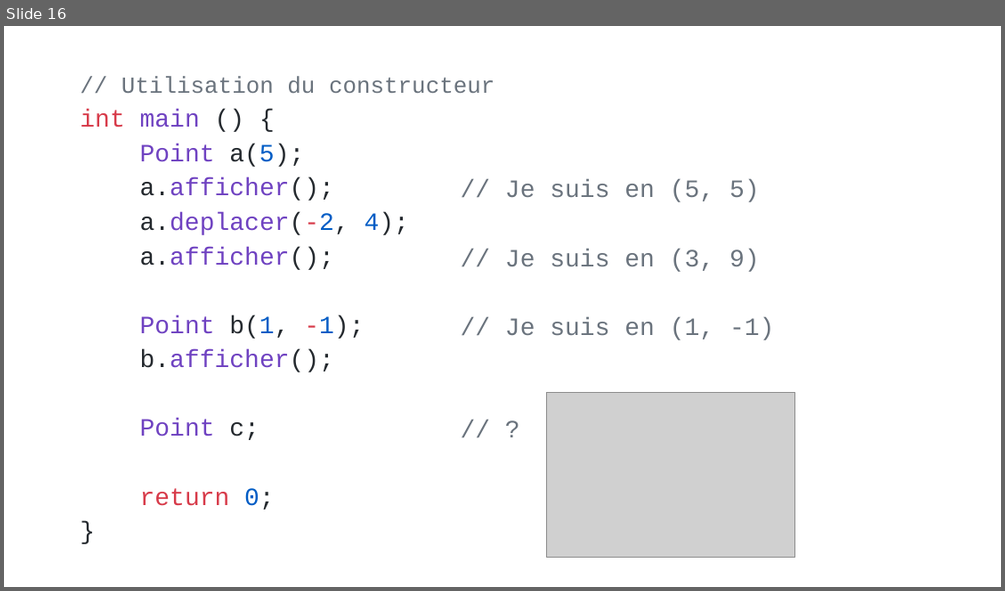
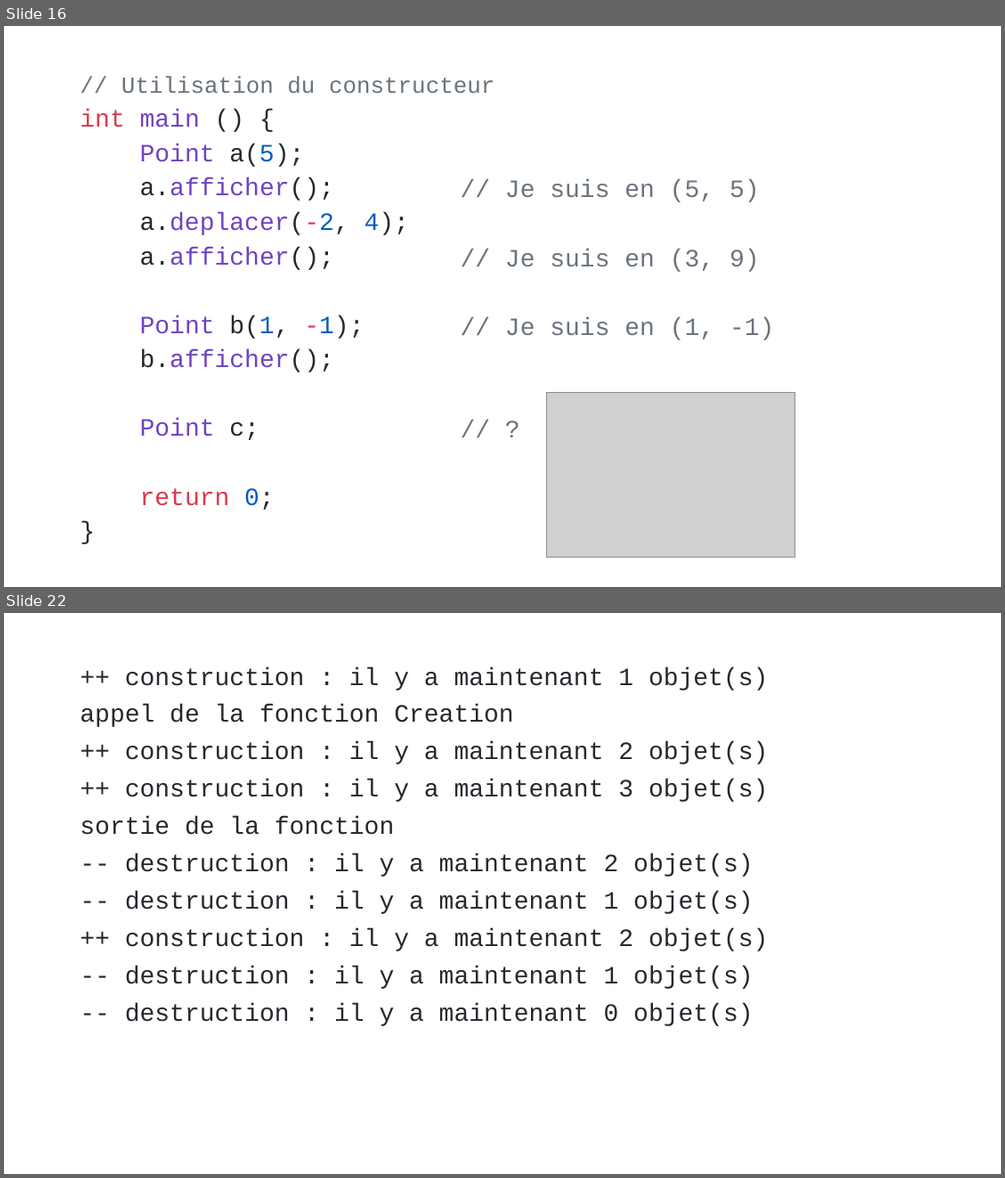
Before and after one commit to beerserker/BTS2, a slide deck: 02_CPP/01_POO/bts2_introduction-a-la-poo.pptx. Shown one above the other, each under a label of ours: slide 16 before the commit, slides 16 and 22 after it; the slides between them are not shown. The pictures are 1005x591 and 1005x1178 pixels, drawn with LibreOffice and Linux fonts; fonts in the diff are those of the drawing; grey boxes stand for pictures. Boxes give left, top, right and bottom in pixels: in the first picture for what was removed or moved away, otherwise in the second. Text is boxed around its words. In the diff, an @@ line names an element or a change of style, - is before the commit and + after.

```diff
--- a/02_CPP/01_POO/bts2_introduction-a-la-poo.pptx
+++ b/02_CPP/01_POO/bts2_introduction-a-la-poo.pptx
@@ slide 22 added at <box>4,613,1001,1174</box>, background #FFFFFF @@
@@ text added at <box>80,667,768,1026</box>, 24 pt, text #24292E @@
+++ construction : il y a maintenant 1 objet(s)
+appel de la fonction Creation
+++ construction : il y a maintenant 2 objet(s)
+++ construction : il y a maintenant 3 objet(s)
+sortie de la fonction
+-- destruction : il y a maintenant 2 objet(s)
+-- destruction : il y a maintenant 1 objet(s)
+++ construction : il y a maintenant 2 objet(s)
+-- destruction : il y a maintenant 1 objet(s)
+-- destruction : il y a maintenant 0 objet(s)
```
Also in this commit, not shown: 5 other slides added.
